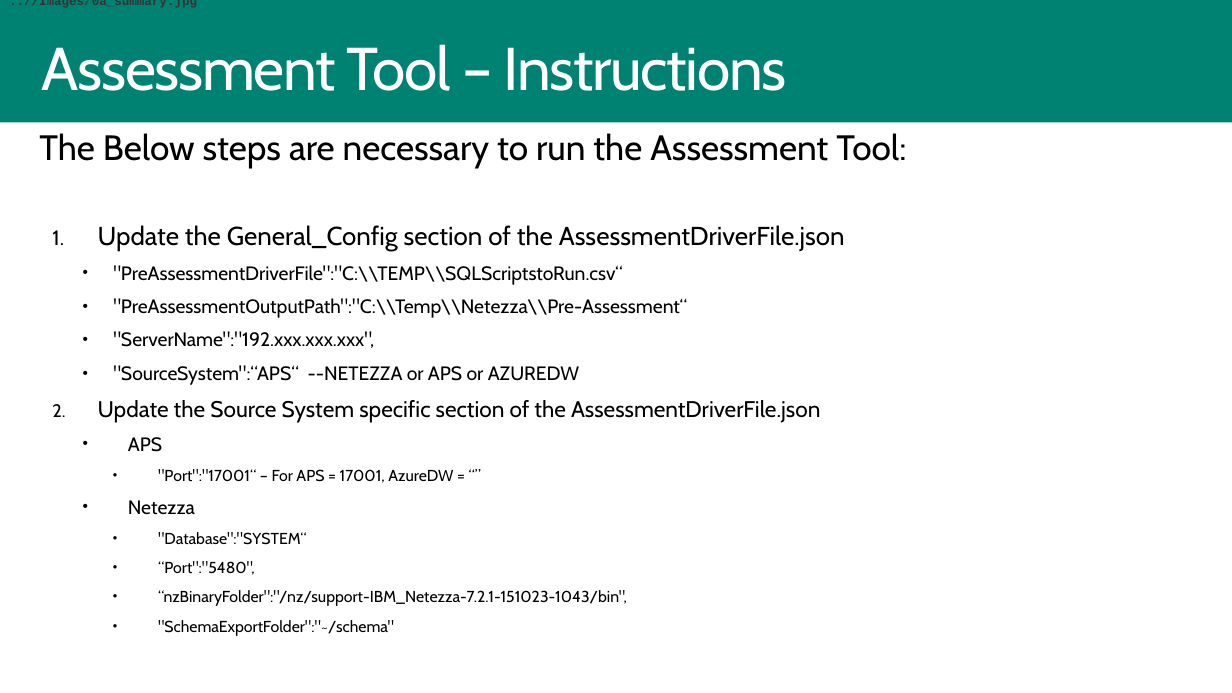
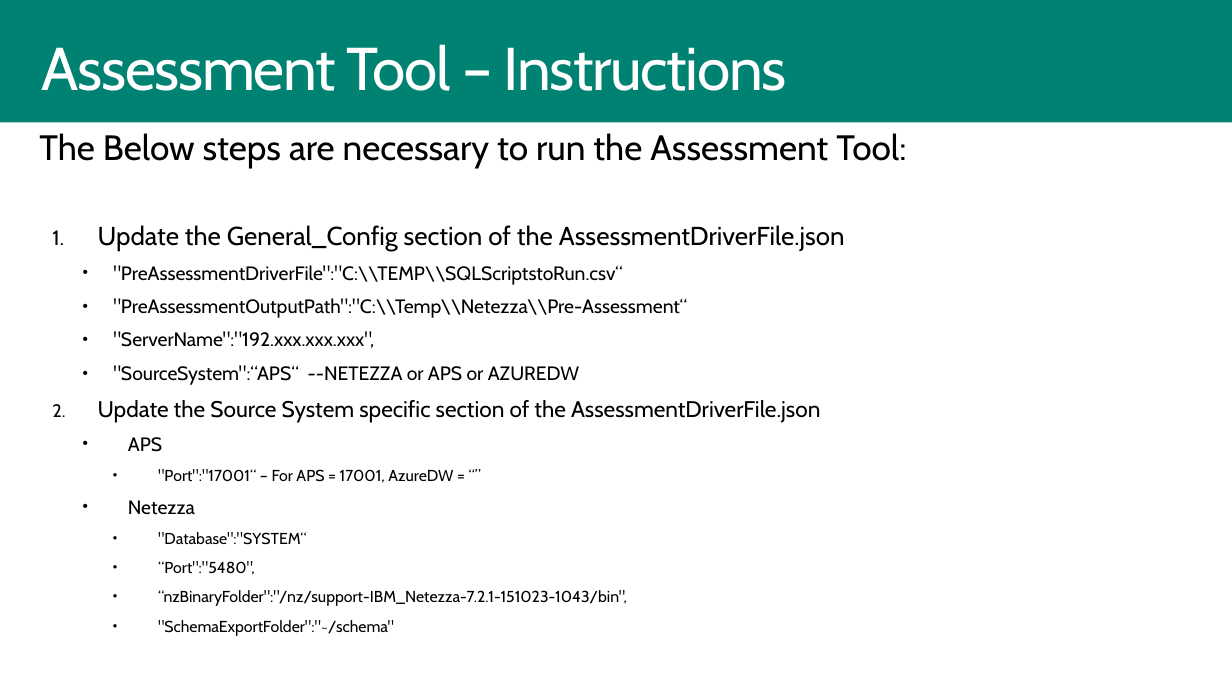
Before and after one commit to microsoft/AzureSynapseScriptsAndAccelerators, a slide deck: slide 10 of Assessment/AssessmentTool.pptx (slide 8 before the commit). Drawn at 1232x693 pixels with LibreOffice and Linux fonts; fonts in the diff are those of the drawing; background and template pictures are left out. Boxes give left, top, right and bottom in pixels: in the first picture for what was removed or moved away, otherwise in the second. Text is boxed around its words. In the diff, an @@ line names an element or a change of style, - is before the commit and + after.

```diff
--- a/Assessment/AssessmentTool.pptx
+++ b/Assessment/AssessmentTool.pptx
@@ text removed at [9,0,197,8] @@
-..//Images/0a_summary.jpg
```
Also in this commit, not shown: 1 other slide changed, 4 slides added, 36 other files.
